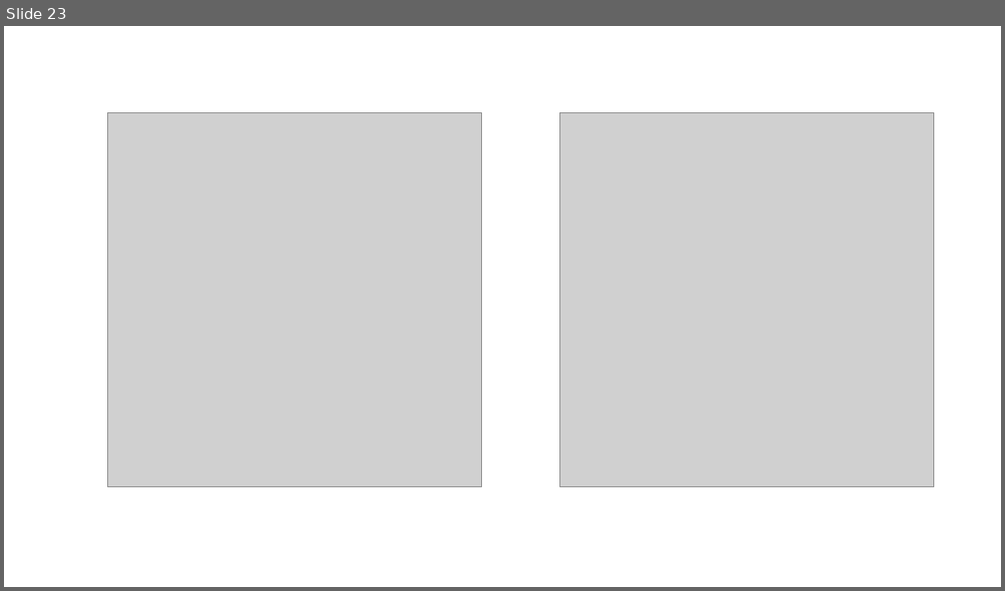
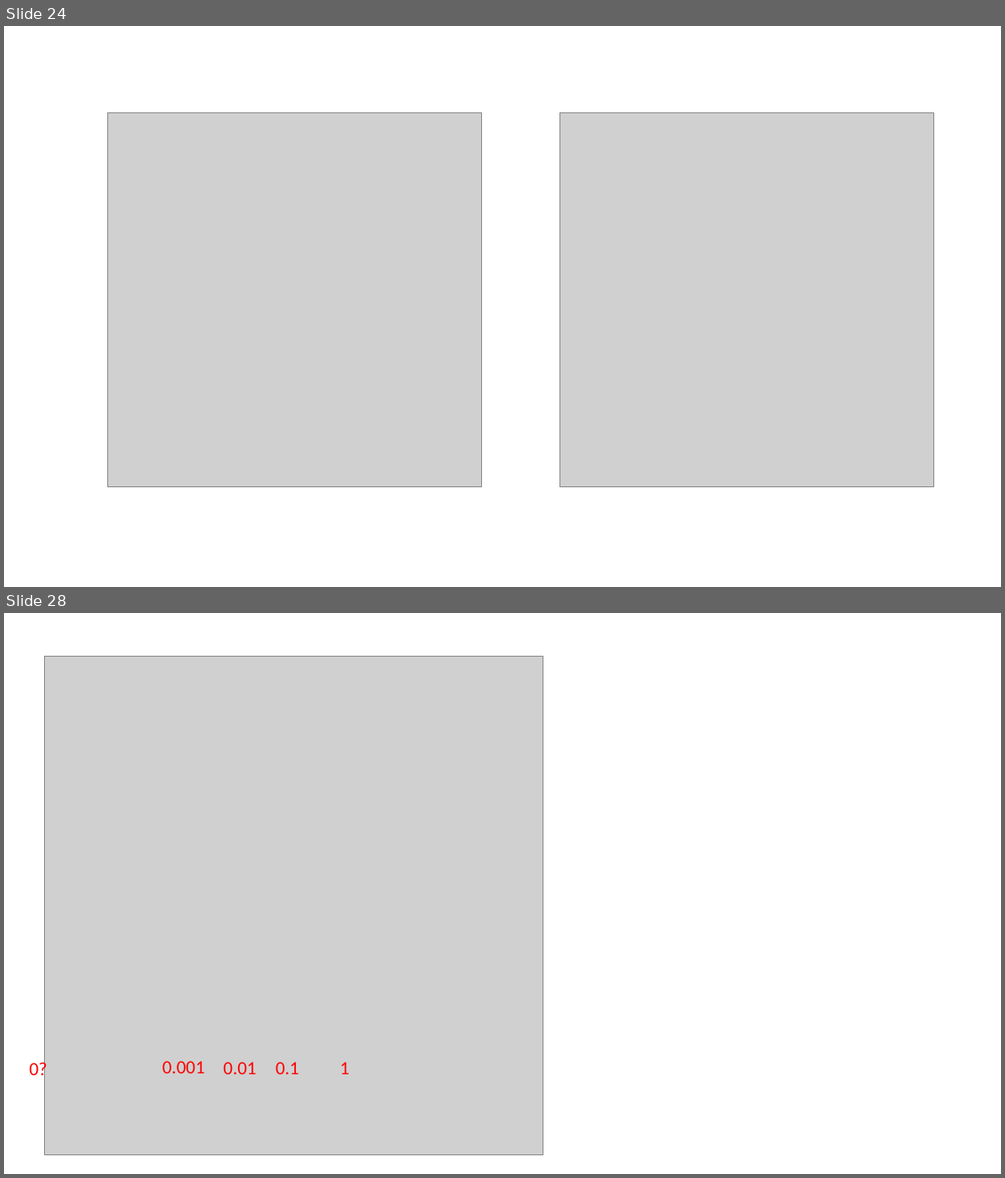
Before and after one commit to chueh1115/GPSC_data, a slide deck: context/thesis_fig.pptx. Shown one above the other, each under a label of ours: slide 23 before the commit, slides 24 and 28 after it; the slides between them are not shown. The pictures are 1005x591 and 1005x1178 pixels, drawn with LibreOffice and Linux fonts; fonts in the diff are those of the drawing; grey boxes stand for pictures. Boxes give left, top, right and bottom in pixels: in the first picture for what was removed or moved away, otherwise in the second. Text is boxed around its words. In the diff, an @@ line names an element or a change of style, - is before the commit and + after.

```diff
--- a/context/thesis_fig.pptx
+++ b/context/thesis_fig.pptx
@@ slide 28 added at (4,613,1001,1174), background #FFFFFF @@
@@ picture added at (44,657,543,1155) @@
@@ text added at (29,1059,47,1080), 18 pt, text #FF0000 @@
+0?
@@ text added at (162,1061,205,1073), 18 pt, text #FF0000 @@
+0.001
@@ text added at (223,1062,256,1074), 18 pt, text #FF0000 @@
+0.01
@@ text added at (275,1062,299,1074), 18 pt, text #FF0000 @@
+0.1
@@ text added at (340,1062,349,1074), 18 pt, text #FF0000 @@
+1
@@ what was slide 23 is now slide 24 @@
```
Also in this commit, not shown: 4 slides changed, 9 other slides added, 10 slides removed, 26 other files.
